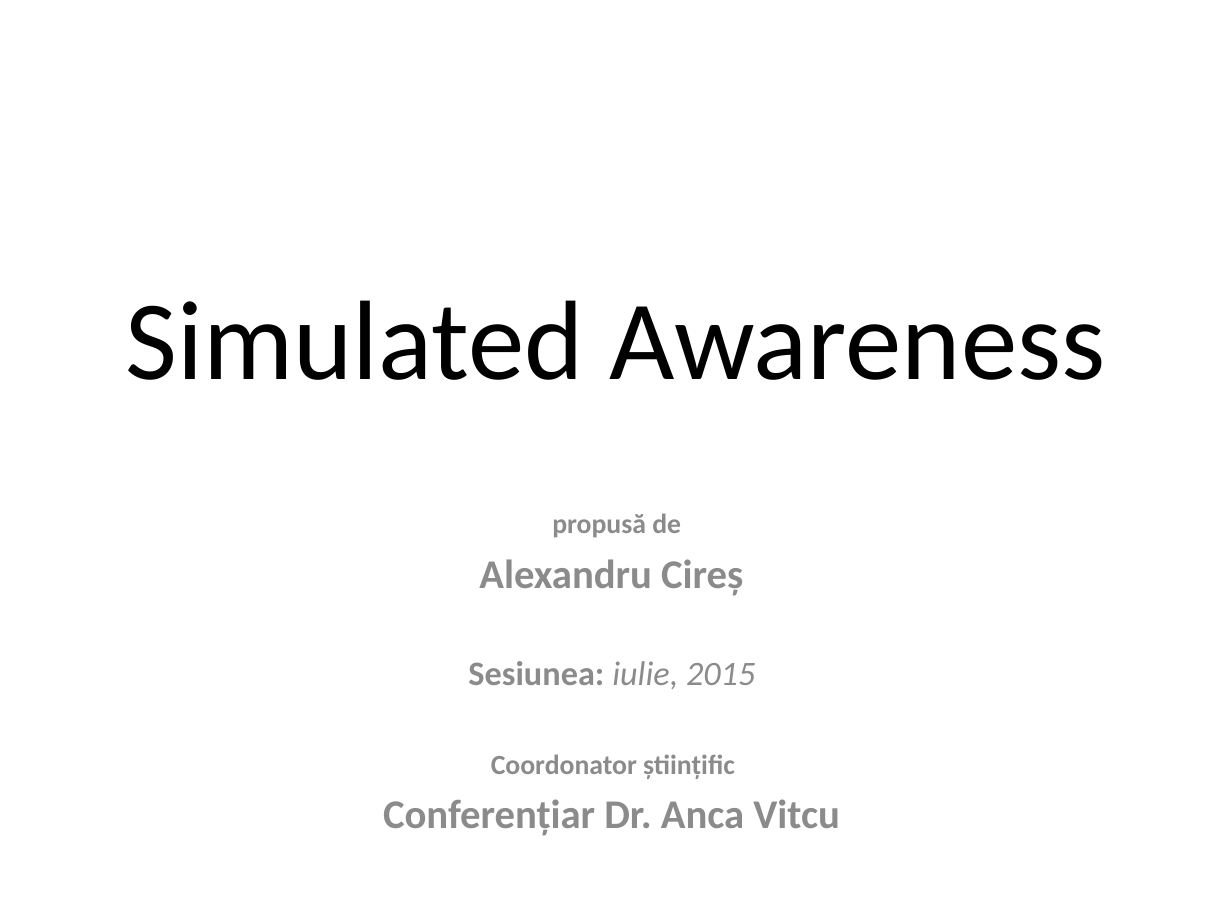
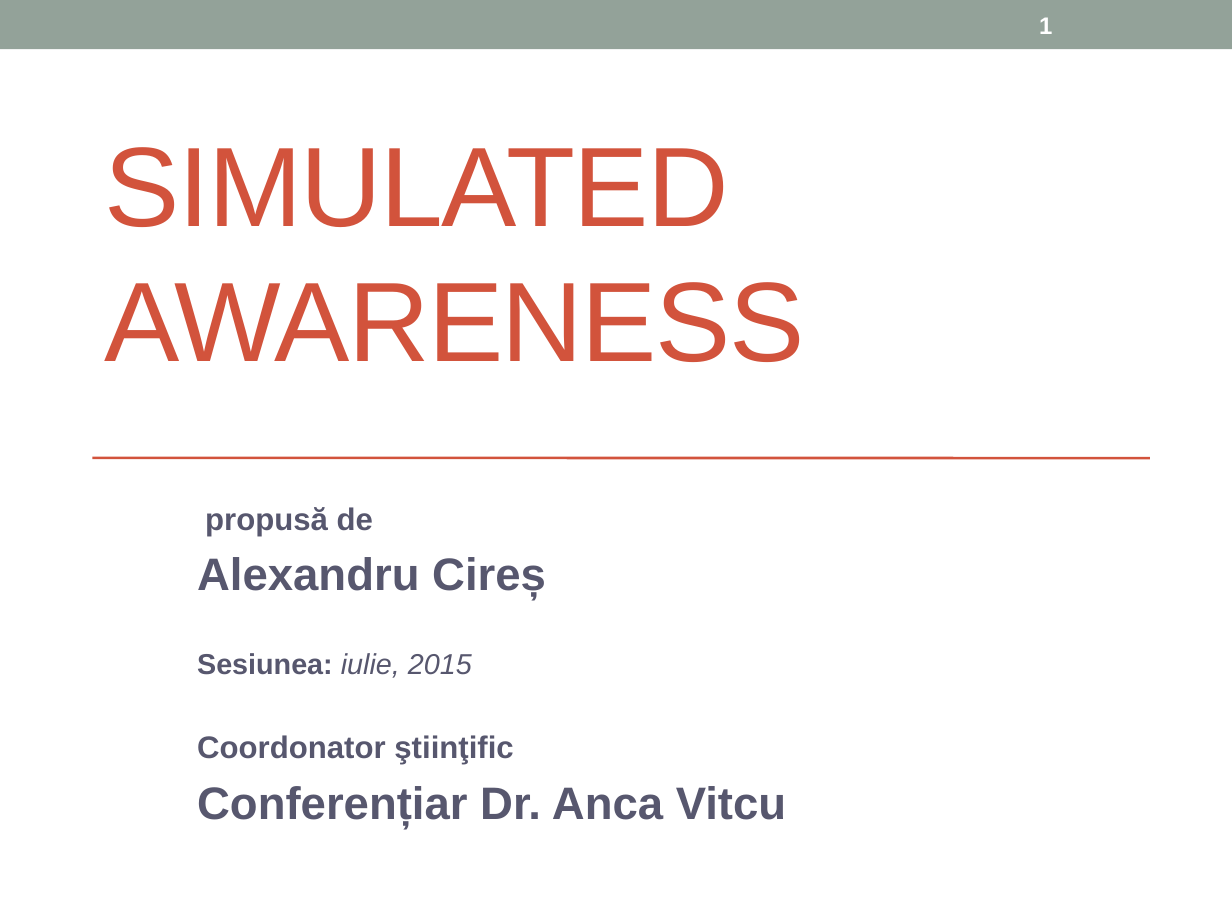
Before and after one commit to AlexC93/SimulatedAwareness, a slide deck: slide 1 of Licenta.pptx. Drawn at 1232x924 pixels with LibreOffice and Linux fonts; fonts in the diff are those of the drawing. Boxes give left, top, right and bottom in pixels: in the first picture for what was removed or moved away, otherwise in the second. Text is boxed around its words. In the diff, an @@ line names an element or a change of style, - is before the commit and + after.

Commit message:
Updated presentation

```diff
--- a/Licenta.pptx
+++ b/Licenta.pptx
@@ rectangle added at [0,0,1232,49], fill #93A299 @@
@@ page number added at [1039,17,1052,34], 14 pt, text #FFFFFF, bold @@
+1
@@ title "SIMULATED AWARENESS" at [105,147,805,362]: vertical alignment middle to bottom @@
@@ title at [105,147,805,362]: text changed; font Calibri to Arial; text colour #000000 to #D2533C @@
-Simulated Awareness
+SIMULATED AWARENESS
@@ line added from (92, 458) to (1149, 458), #D2533C 1.5 pt @@
@@ subtitle "propusă de" at [197,507,786,828]: size 16.2 to 18.2 pt in "propusă de", "Coordonator ştiinţific"; font Calibri to Arial, text colour #8C8C8C to #57576E; size 23.8 to 26.6 pt in "Alexandru Cireș", "Conferențiar Dr. Anca Vitcu"; size 20 to 16.8 pt in "Sesiunea: iulie, 2015"; alignment centre to left @@
```
Also in this commit, not shown: 6 other slides changed.
